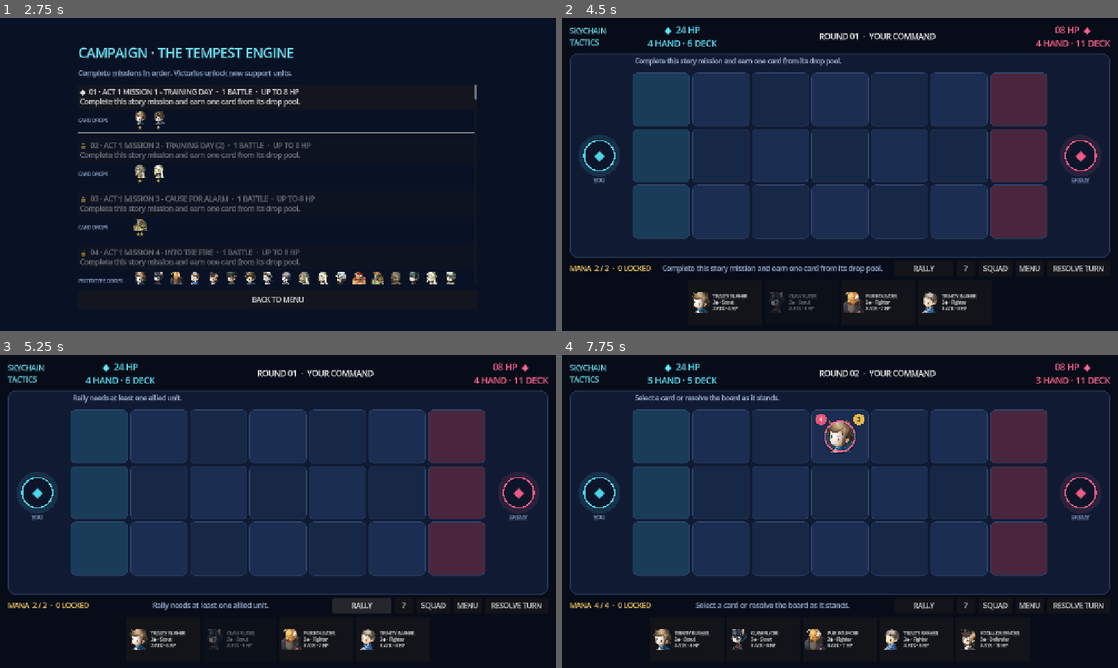
Above: before the commit, frames 1-4 (two rows, left to right).
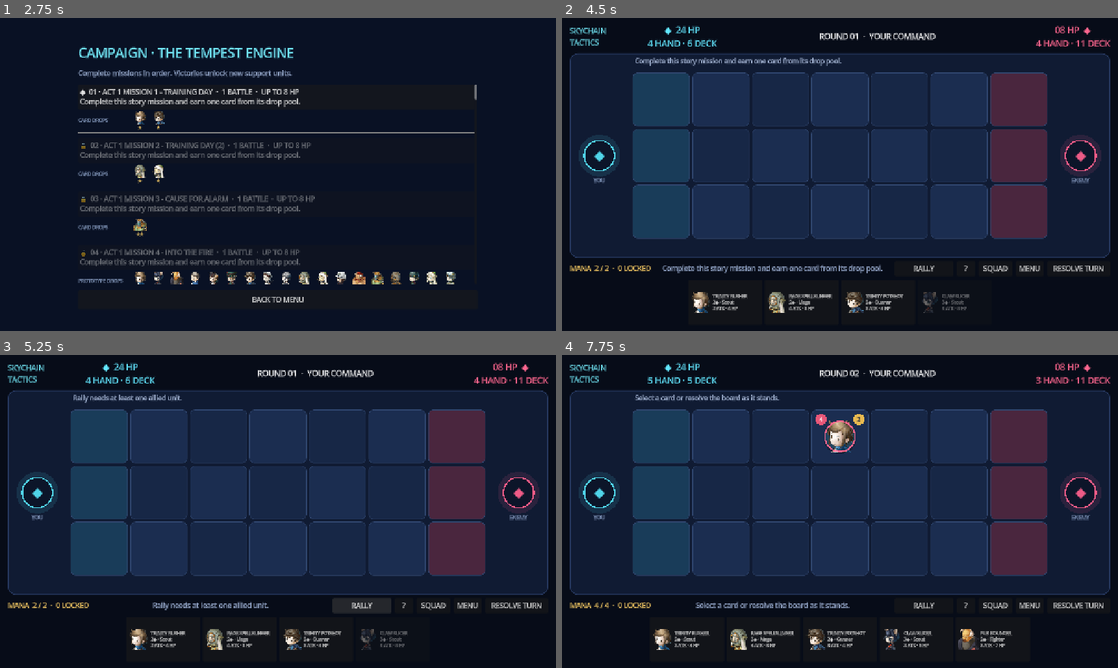
Above: after the commit, the same moments.

Repository: prldd/HeavenStrike
Game: Godot game, scene res://main.tscn
Same seed, same stepped clock (60 frames per second), same inputs: the game is played once before the commit and once after it.
Inputs:
- Up to frame 1 (2.75 s): click "CAMPAIGN" at 0.5 s; click "?" at 1.25 s; click "SQUAD" at 2 s
- Up to frame 2 (4.5 s): click "◆ 01 · ACT 1 MISSION 1 - TRAI…" at 2.75 s; click "START MISSION" at 3.5 s; click "SKIP" at 4.25 s
- Up to frame 3 (5.25 s): click "RALLY" at 5 s
- Up to frame 4 (7.75 s): click "RESOLVE TURN" at 5.75 s; click "?" at 6.5 s; click "SKIP" at 7.25 s

Frame 1 is identical in both runs. In frame 2, 0.9% of the frame differs, in the area x 37-75%, y 87-95%; in frame 3, 0.9%; in frame 4, 1.1%, in the area x 30-83%, y 87-95%.

Commit message:
They were previously drawn in squad order. Now: Each battle independently shuffles both player and PvE reserve decks. The first squad card remains the guaranteed Vanguard. The other opening cards and subsequent draws are random. Gameplay and UI smoke tests pass.

Diff:
--- a/scripts/main.gd
+++ b/scripts/main.gd
@@ -1066,11 +1066,15 @@
 	units.clear()
 	player_hand.clear()
 	enemy_hand.clear()
-	battle_deck = SquadStoreScript.build_deck(squad_names, roster)
+	battle_deck = SquadStoreScript.shuffle_for_battle(
+		SquadStoreScript.build_deck(squad_names, roster)
+	)
 	var encounter: Dictionary = CampaignStoreScript.encounter(current_mission_id, current_encounter_index) if campaign_battle else {}
 	var enemy_squad_id: int = encounter.get("squad_offset", 0)
 	var enemy_squad_names: Array = CampaignStoreScript.enemy_squad_names(enemy_squad_id, roster)
-	enemy_deck = SquadStoreScript.build_deck(enemy_squad_names, roster)
+	enemy_deck = SquadStoreScript.shuffle_for_battle(
+		SquadStoreScript.build_deck(enemy_squad_names, roster)
+	)
 	draw_index = 0
 	enemy_draw_index = 0
 	selected_hand_index = -1
--- a/scripts/squad_store.gd
+++ b/scripts/squad_store.gd
@@ -82,3 +82,16 @@
 				deck.append(unit.duplicate(true))
 				break
 	return deck
+
+static func shuffle_for_battle(deck: Array, rng: RandomNumberGenerator = null) -> Array:
+	var shuffled := deck.duplicate(true)
+	# The first squad slot is the Vanguard and must remain the opening card.
+	# Every reserve card after it is randomized once for each battle.
+	for index in range(shuffled.size() - 1, 1, -1):
+		var swap_index: int = (
+			rng.randi_range(1, index) if rng != null else randi_range(1, index)
+		)
+		var card = shuffled[index]
+		shuffled[index] = shuffled[swap_index]
+		shuffled[swap_index] = card
+	return shuffled
--- a/tests/smoke_test.gd
+++ b/tests/smoke_test.gd
@@ -38,6 +38,20 @@
 	assert(repaired_squad.size() == 2)
 	assert(repaired_squad.count("Trinity Rusher") == 2)
 	assert(SquadStoreScript.build_deck(repaired_squad, roster).size() == 2)
+	var ordered_deck: Array = SquadStoreScript.build_deck(
+		["Trinity Rusher", "Pub Bouncer", "Socialite Fencer", "Trinity Potshot"],
+		roster
+	)
+	var deck_rng := RandomNumberGenerator.new()
+	deck_rng.seed = 42
+	var shuffled_deck: Array = SquadStoreScript.shuffle_for_battle(ordered_deck, deck_rng)
+	assert(shuffled_deck[0].name == "Trinity Rusher")
+	assert(shuffled_deck.map(func(card): return card.name).duplicate().size() == ordered_deck.size())
+	var ordered_names: Array = ordered_deck.map(func(card): return card.name)
+	var shuffled_names: Array = shuffled_deck.map(func(card): return card.name)
+	ordered_names.sort()
+	shuffled_names.sort()
+	assert(shuffled_names == ordered_names)
 	assert(SquadStoreScript.sanitize([], roster).size() == 15)
 	var inventory := CampaignStoreScript.inventory_counts(
 		roster, ["Trinity Rusher", "Trinity Rusher", "Chain Initiate"]
Not shown, changed: PROJECT.md
